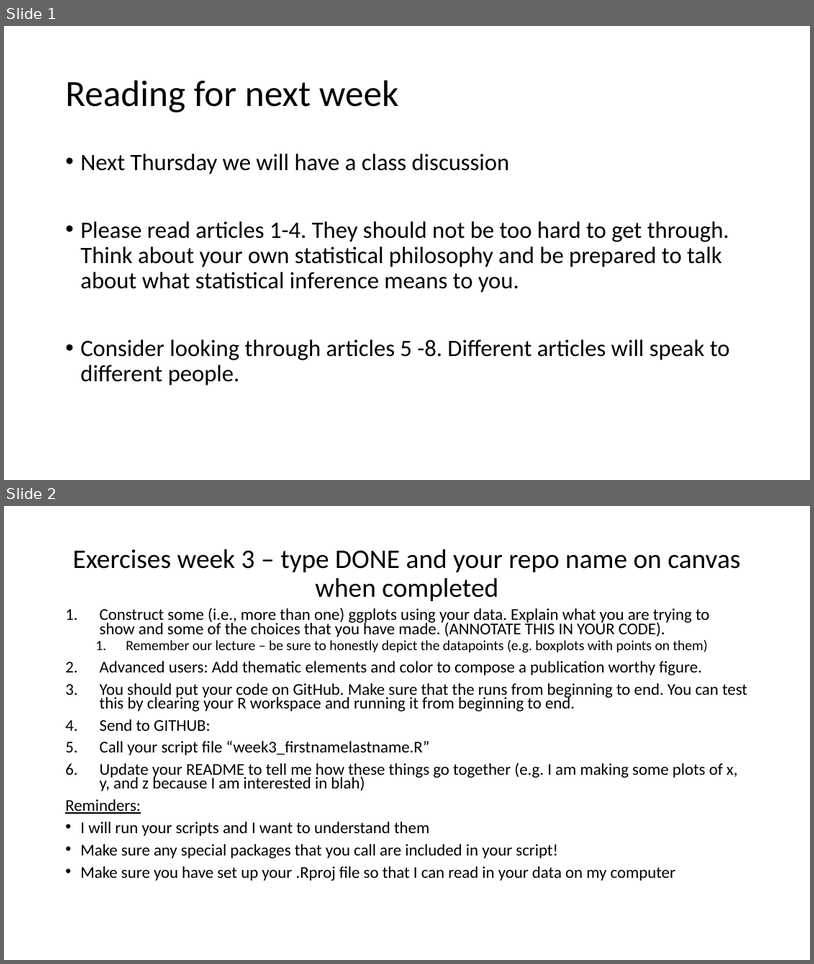
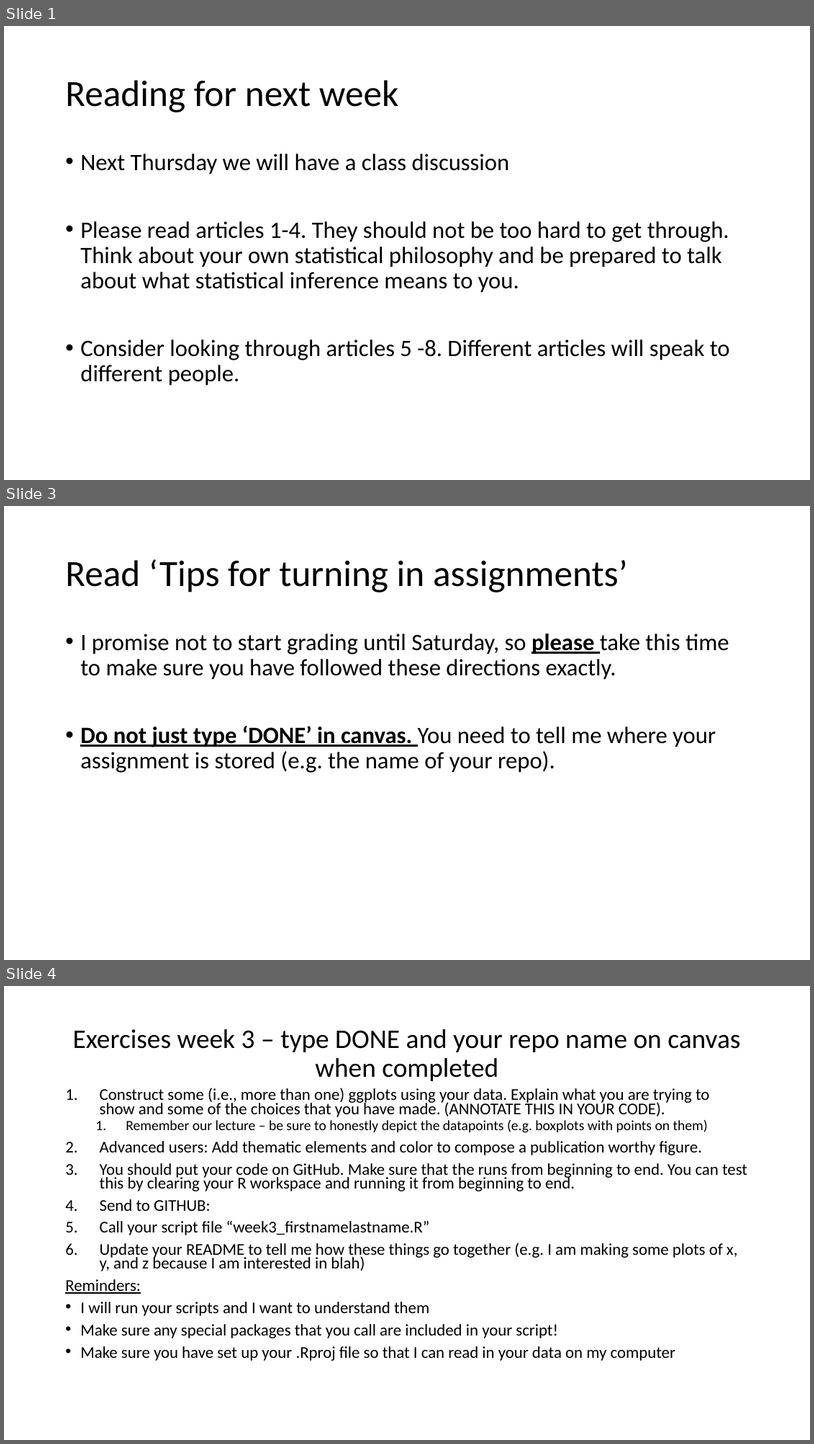
Before and after one commit to VTQuantMethodsEEB/klangwig, a slide deck: lectures/week_3_graphs/ex3_data_visualization.pptx. Shown one above the other, each under a label of ours: slides 1 and 2 before the commit, slides 1, 3 and 4 after it; the slides between them are not shown. The pictures are 814x964 and 814x1444 pixels, drawn with LibreOffice and Linux fonts; fonts in the diff are those of the drawing. Boxes give left, top, right and bottom in pixels: in the first picture for what was removed or moved away, otherwise in the second. Text is boxed around its words. In the diff, an @@ line names an element or a change of style, - is before the commit and + after.

```diff
--- a/lectures/week_3_graphs/ex3_data_visualization.pptx
+++ b/lectures/week_3_graphs/ex3_data_visualization.pptx
@@ slide 3 added at [4,506,810,960], background #FFFFFF @@
@@ title added at [65,559,628,592], 44 pt, text #000000 @@
+Read ‘Tips for turning in assignments’
@@ text added at [80,633,730,772], 28 pt, text #000000 @@
+• I promise not to start grading until Saturday, so please take this time to make sure you have followed these directions exactly.
+• Do not just type ‘DONE’ in canvas. You need to tell me where your assignment is stored (e.g. the name of your repo).
@@ what was slide 2 is now slide 4 @@
```
Also in this commit, not shown: 1 other slide added.
